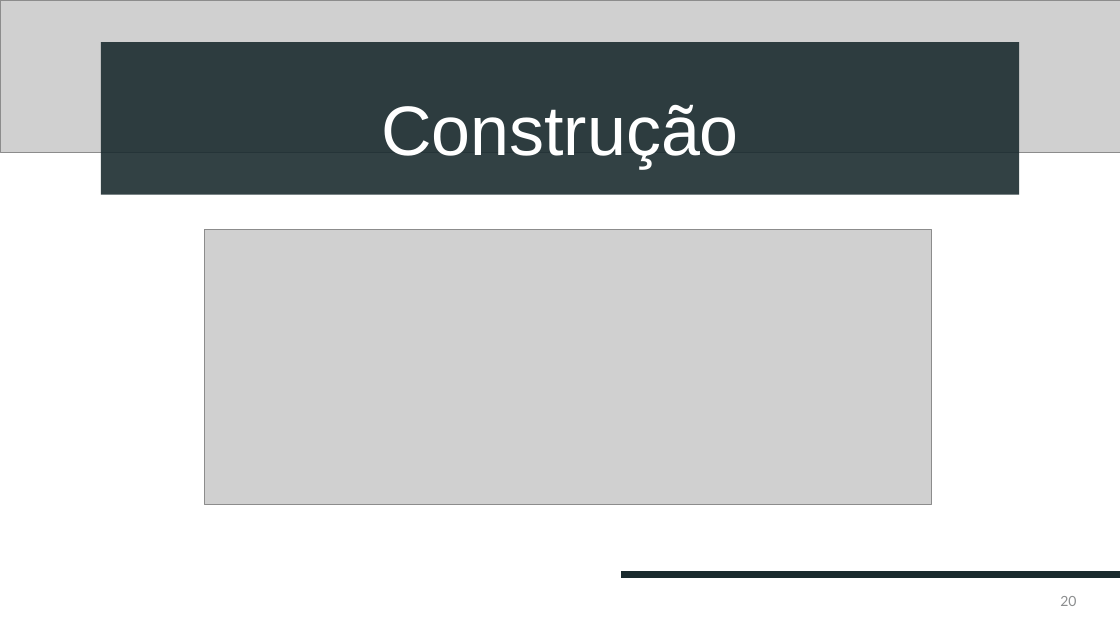
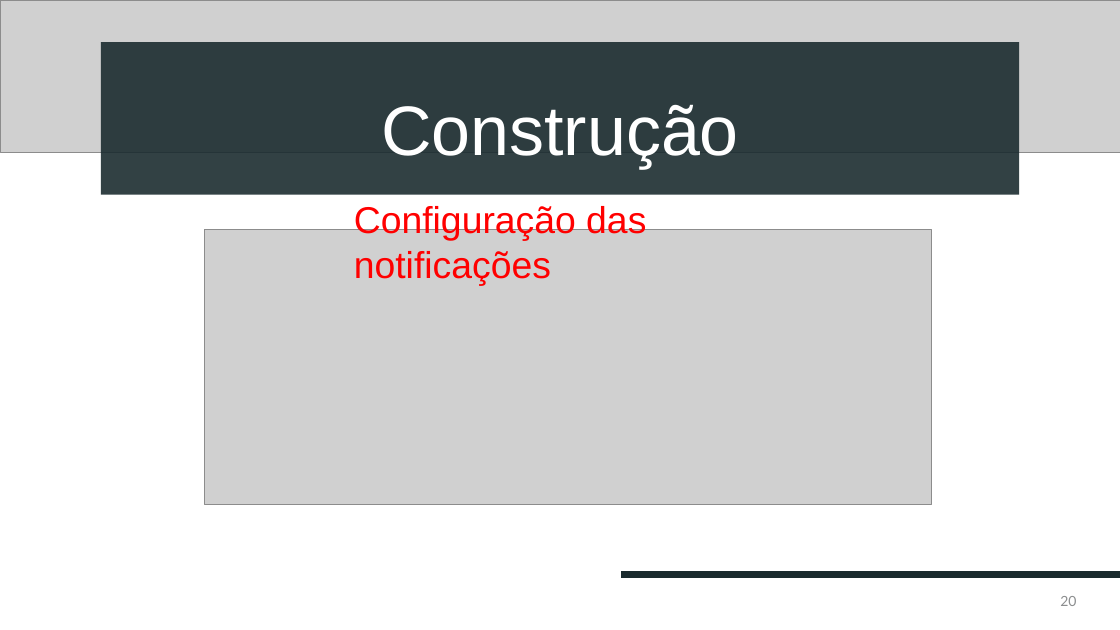
Before and after one commit to devbiadlima/pdd-analytics-etl, a slide deck: slide 20 of apresentacao/Apresentação.pptx. Drawn at 1120x630 pixels with LibreOffice and Linux fonts; fonts in the diff are those of the drawing; grey boxes stand for pictures. Boxes give left, top, right and bottom in pixels: in the first picture for what was removed or moved away, otherwise in the second. Text is boxed around its words. In the diff, an @@ line names an element or a change of style, - is before the commit and + after.

```diff
--- a/apresentacao/Apresentação.pptx
+++ b/apresentacao/Apresentação.pptx
@@ text added at (354, 204, 646, 286), 32 pt, text #FF0000 @@
+Configuração das notificações
```
Also in this commit, not shown: 5 other slides changed, 3 slides added, 2 slides removed.
